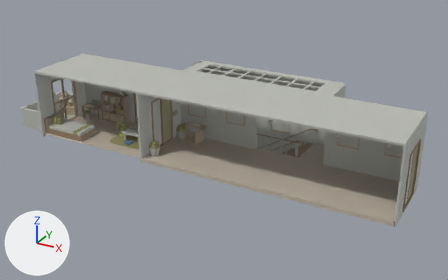
A saved change to the FBX model Capstone/Assets/3D/new/kidbedroom_sad/kidbedroom_sad.fbx.
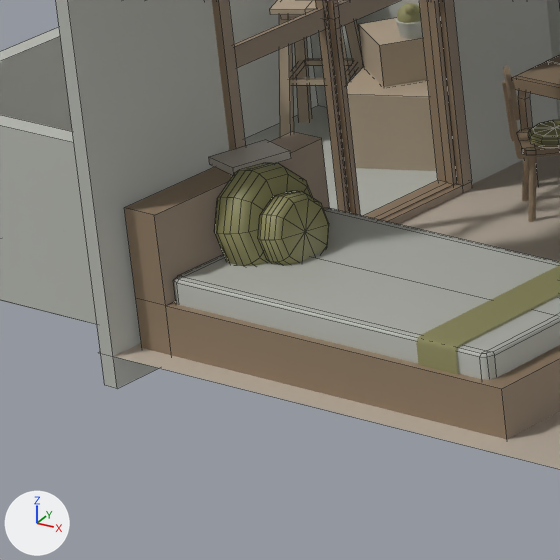
The first picture shows the older version from a 50 mm lens placed at (0.263, -0.303, 0.164), pointed at (0.088, 0.016, 0.005). The close-ups show both versions on the part from 7% to 19% of the width and 35% to 55% of the height of that picture; other places that the commit changed are outside them. The axes (+X, +Y, +Z) are drawn at lower left. The lights are the same throughout. The close-ups show mesh edges as thin lines. Where no turn or scale is listed for an object, it has been applied to the vertices. Vertices at the same position are counted once.

The older version as bpy lines, for what is in view:
```python
me_mesh_057 = bpy.data.meshes.new('Mesh.057')
me_mesh_057.from_pydata(...)  # 72 vertices, 80 faces; spans x -0.00204..0.00204, y -0.00393..0.00393, z -0.00394..0.00394
me_mesh_057.materials.append(mat_lambert105)  # yellow #929062
me_mesh_059 = bpy.data.meshes.new('Mesh.059')
me_mesh_059.from_pydata(...)  # 72 vertices, 80 faces; spans x -0.0014..0.0014, y -0.0027..0.0027, z -0.00271..0.00271
me_mesh_059.materials.append(mat_lambert105)  # yellow #929062
me_mesh_095 = bpy.data.meshes.new('Mesh.095')
me_mesh_095.from_pydata(...)  # 48 vertices, 46 faces; spans x -0.0003..0.0003, y -0.0052..0.0052, z -0.0164..0.0164
me_mesh_095.materials.append(mat_lambert21)  # brown #927d65
ob_polysurface629 = bpy.data.objects.new('polySurface629', me_mesh_095)
ob_polysurface629.location = (-0.03002, 0.00524, 0.0163)
ob_psphere22 = bpy.data.objects.new('pSphere22', me_mesh_057)
ob_psphere22.location = (-0.02443, -0.01382, 0.00721)
ob_psphere23 = bpy.data.objects.new('pSphere23', me_mesh_059)
ob_psphere23.location = (-0.02206, -0.01382, 0.00695)
# also in view: 'pPlane55' at (-0.013, -0.014, 0.005); 'polySurface605' at (-0.037, 0.016, 0.01); 'pPlane362' at (-0.013, -0.014, 0.004); 'kidbedroom1_pPlane123' at (-0.041, 0.0, 0.007); 'pPlane357' at (-0.03, 0.0, 0.016)
```
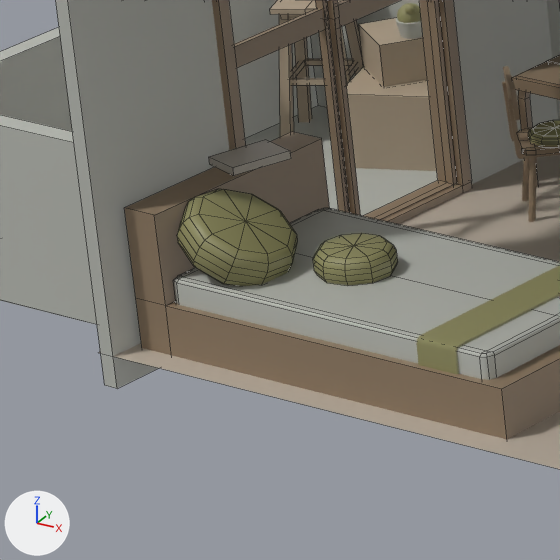
What changed in the scene script:
```text
Change me_mesh_057:
    where me_mesh_057.from_pydata(...)  # 72 vertices, 80 faces; spans x -0.00204..0.00204, y -0.00393..0.00393, z -0.00394..0.00394
    used by ob_psphere22; location = (-0.02443, -0.01382, 0.00721)
    me_mesh_057 part 1: the whole mesh is multiplied about its middle by the matrix ((0.627, -0.135, -0.767), (0.1, 0.991, -0.093), (0.772, -0.019, 0.635))
Change me_mesh_059:
    where me_mesh_059.from_pydata(...)  # 72 vertices, 80 faces; spans x -0.0014..0.0014, y -0.0027..0.0027, z -0.00271..0.00271
    used by ob_psphere23; location = (-0.02206, -0.01382, 0.00695)
    me_mesh_059 part 2: the whole mesh is turned -80.1 degrees about the y axis through its middle
Change ob_psphere22:
    ob_psphere22.location: (-0.02443, -0.01382, 0.00721) -> (-0.02325, -0.01781, 0.0076)
Change ob_psphere23:
    ob_psphere23.location: (-0.02206, -0.01382, 0.00695) -> (-0.01633, -0.01429, 0.00614)
```

Pixel boxes [x1, y1, x2, y2] of what changed, in the close-ups (560 x 560 px):
'pSphere22', reshaped, moved
    before: [214, 163, 313, 266]
    after: [177, 189, 298, 286]
'pSphere23', mesh turned, moved
    before: [258, 191, 329, 265]
    after: [313, 233, 398, 286]
